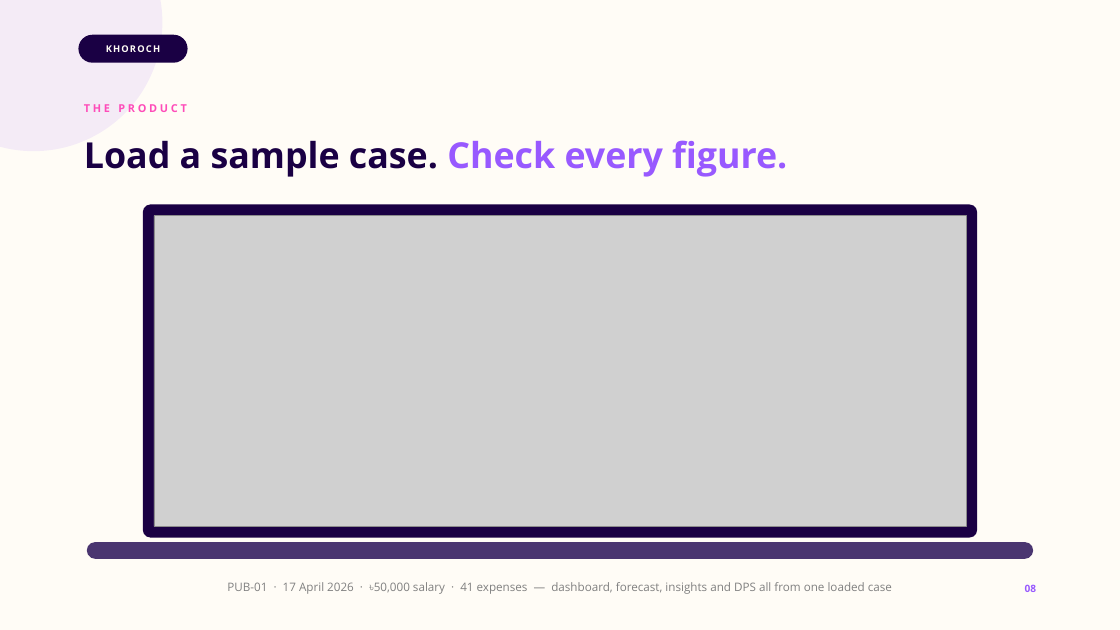
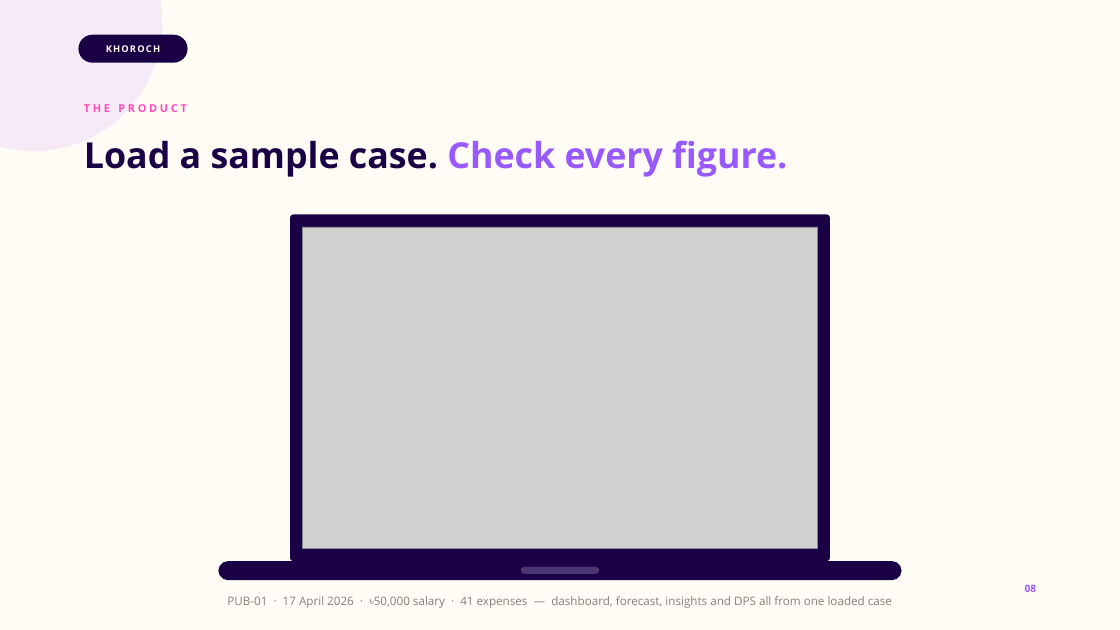
Before and after one commit to AuvroIslam/lsh26-t033-p12, a slide deck: slide 8 of Khoroch-LSH26-T033-P12.pptx. Drawn at 1120x630 pixels with LibreOffice and Linux fonts; fonts in the diff are those of the drawing; grey boxes stand for pictures. Boxes give left, top, right and bottom in pixels: in the first picture for what was removed or moved away, otherwise in the second. Text is boxed around its words. In the diff, an @@ line names an element or a change of style, - is before the commit and + after.

Commit message:
Fix the stretched screenshot and draw real iPhone frames
The dashboard image is 2880x1800 - a 1.600 ratio - but it had been placed in
a 14.5 x 5.55 box, which is 2.613. It was stretched 63 percent horizontally.
The screen box is now derived from the source ratio rather than chosen to fill
the slide, so nothing is distorted, and the laptop gained a base and notch.

The phone shots were in plain rounded rectangles. They now sit in drawn iPhone
frames - titanium band, black bezel, Dynamic Island and side buttons - at the
true 0.462 ratio of a 1170x2532 screenshot. The island sits in the bezel above
the glass rather than over it, which was hiding the app's own header.

```diff
--- a/Khoroch-LSH26-T033-P12.pptx
+++ b/Khoroch-LSH26-T033-P12.pptx
@@ rounded rectangle resized from (x1=143, y1=204, x2=977, y2=538) to (x1=290, y1=214, x2=830, y2=561) @@
@@ rounded rectangle at (x1=290, y1=214, x2=830, y2=561): proportions changed @@
@@ picture resized from (x1=154, y1=216, x2=966, y2=526) to (x1=302, y1=227, x2=818, y2=549) @@
@@ rounded rectangle resized from (x1=87, y1=542, x2=1033, y2=559) to (x1=218, y1=561, x2=902, y2=580) @@
@@ rounded rectangle at (x1=218, y1=561, x2=902, y2=580): fill #4A3570 to #1A0044 @@
@@ rounded rectangle added at (x1=521, y1=567, x2=599, y2=574), fill #4A3570 @@
@@ text "PUB-01 · 17 April 2026 ..." moved from (x1=227, y1=582, x2=892, y2=594) to (x1=227, y1=596, x2=892, y2=608) @@
```
Also in this commit, not shown: 1 other slide changed.
